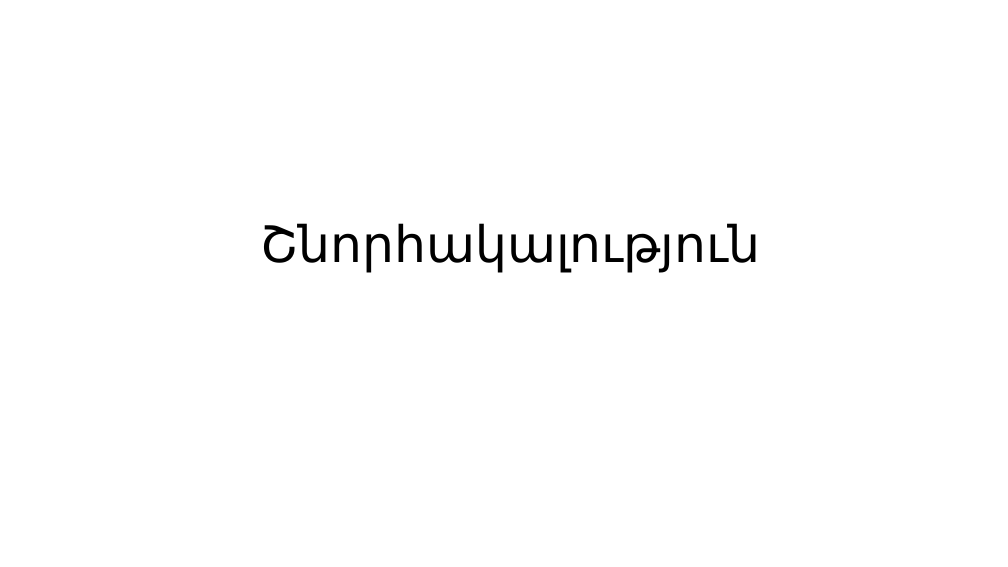
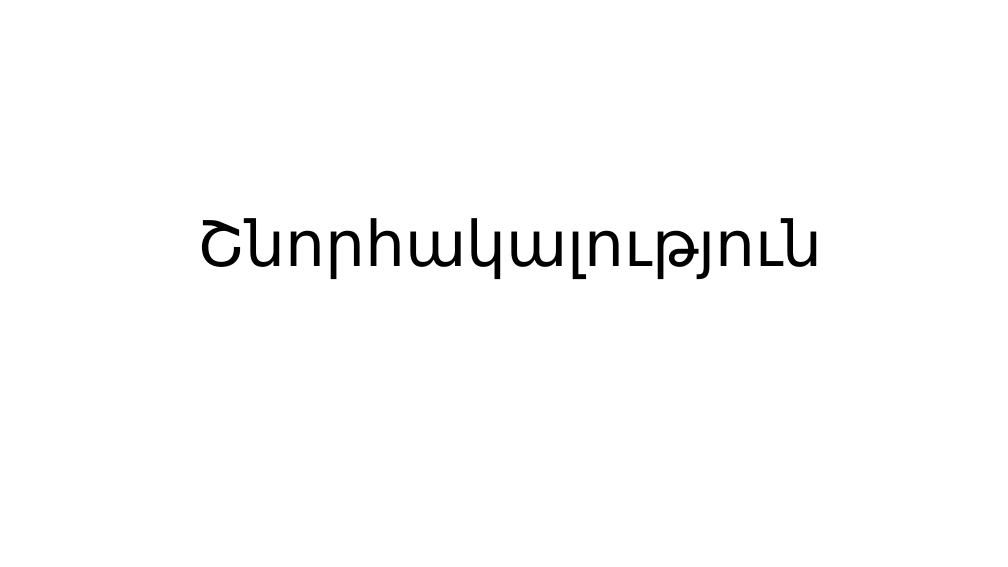
Before and after one commit to HHayk004/Diplomayin, a slide deck: slide 13 of 1 Tokosavorum.pptx (slide 9 before the commit). Drawn at 1008x567 pixels with LibreOffice and Linux fonts; fonts in the diff are those of the drawing. Boxes give left, top, right and bottom in pixels: in the first picture for what was removed or moved away, otherwise in the second. Text is boxed around its words. In the diff, an @@ line names an element or a change of style, - is before the commit and + after.

```diff
--- a/1 Tokosavorum.pptx
+++ b/1 Tokosavorum.pptx
@@ title "Շնորհակալություն" at (x1=198, y1=218, x2=823, y2=279): size 48 to 60 pt @@
```
Also in this commit, not shown: 4 slides added.
